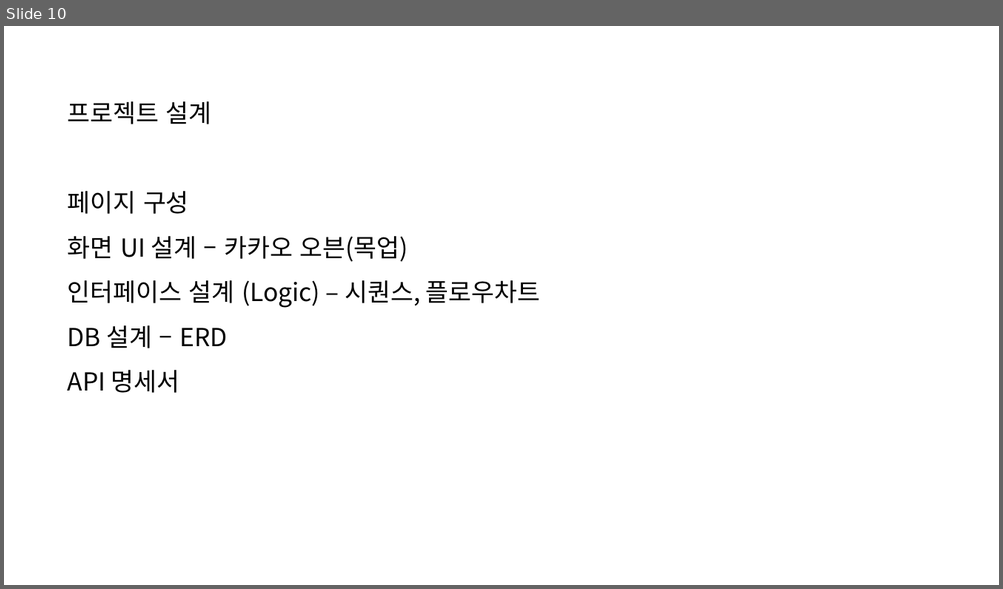
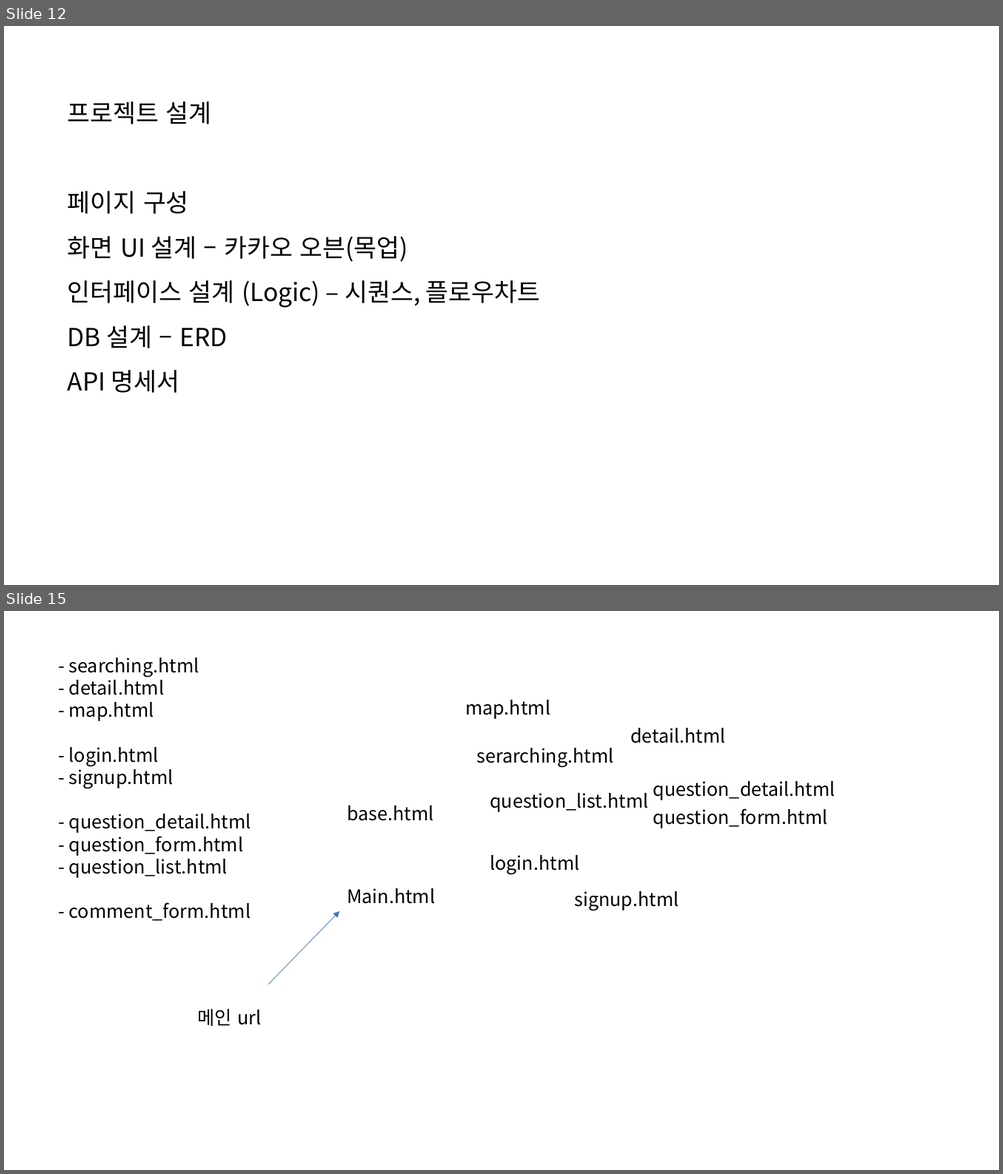
Before and after one commit to bomiiisong/Airbnb, a slide deck: presentation_template.pptx. Shown one above the other, each under a label of ours: slide 10 before the commit, slides 12 and 15 after it; the slides between them are not shown. The pictures are 1003x589 and 1003x1174 pixels, drawn with LibreOffice and Linux fonts; fonts in the diff are those of the drawing. Boxes give left, top, right and bottom in pixels: in the first picture for what was removed or moved away, otherwise in the second. Text is boxed around its words. In the diff, an @@ line names an element or a change of style, - is before the commit and + after.

```diff
--- a/presentation_template.pptx
+++ b/presentation_template.pptx
@@ slide 15 added at bbox=[4, 611, 999, 1170], background #FFFFFF @@
@@ text added at bbox=[69, 658, 251, 921], 18 pt, text #000000 @@
+- searching.html
+- detail.html
+- map.html
+- login.html
+- signup.html
+- question_detail.html
+- question_form.html
+- question_list.html
+- comment_form.html
@@ text added at bbox=[465, 700, 550, 719], 18 pt, text #000000 @@
+map.html
@@ text added at bbox=[630, 728, 726, 743], 18 pt, text #000000 @@
+detail.html
@@ text added at bbox=[476, 748, 613, 767], 18 pt, text #000000 @@
+serarching.html
@@ text added at bbox=[653, 781, 835, 800], 18 pt, text #000000 @@
+question_detail.html
@@ text added at bbox=[347, 806, 433, 821], 18 pt, text #000000 @@
+base.html
@@ text added at bbox=[489, 793, 648, 812], 18 pt, text #000000 @@
+question_list.html
@@ text added at bbox=[653, 809, 828, 829], 18 pt, text #000000 @@
+question_form.html
@@ text added at bbox=[489, 855, 579, 874], 18 pt, text #000000 @@
+login.html
@@ text added at bbox=[347, 889, 435, 904], 18 pt, text #000000 @@
+Main.html
@@ text added at bbox=[574, 891, 678, 911], 18 pt, text #000000 @@
+signup.html
@@ arrow added from (268, 985) to (340, 911), #4472C4 0.5 pt @@
@@ text added at bbox=[198, 1009, 261, 1026], 18 pt, text #000000 @@
+메인 url
@@ what was slide 10 is now slide 12 @@
```
Also in this commit, not shown: 6 slides changed, 4 other slides added.
